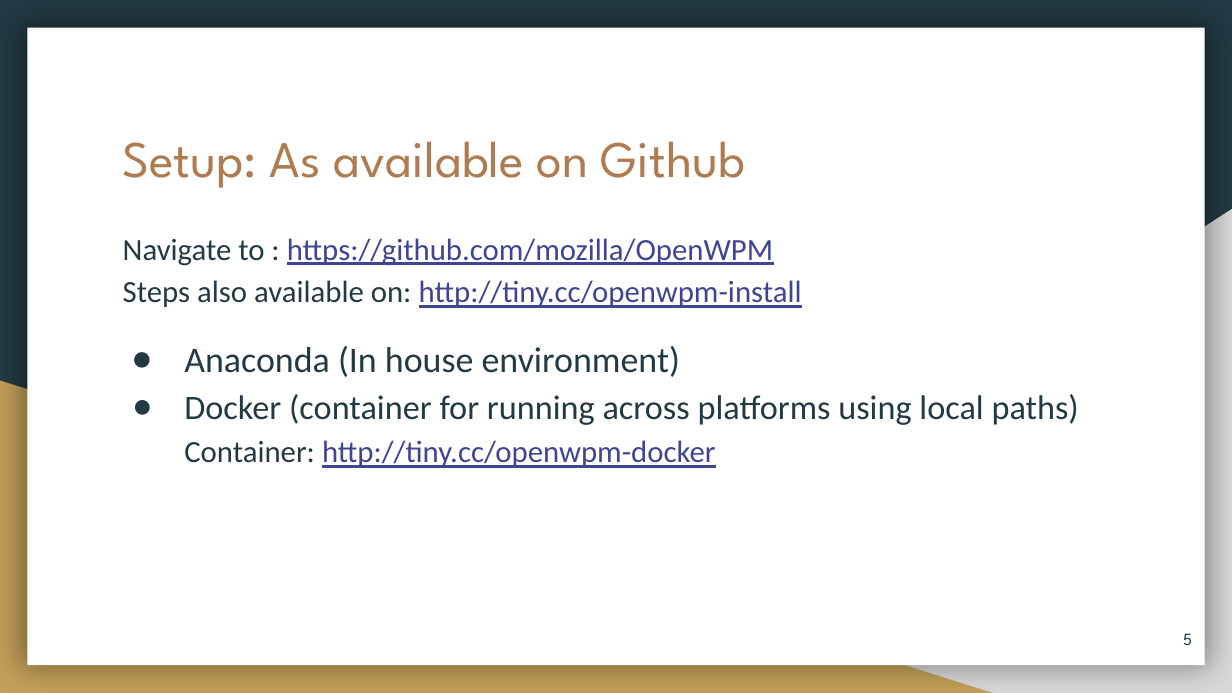
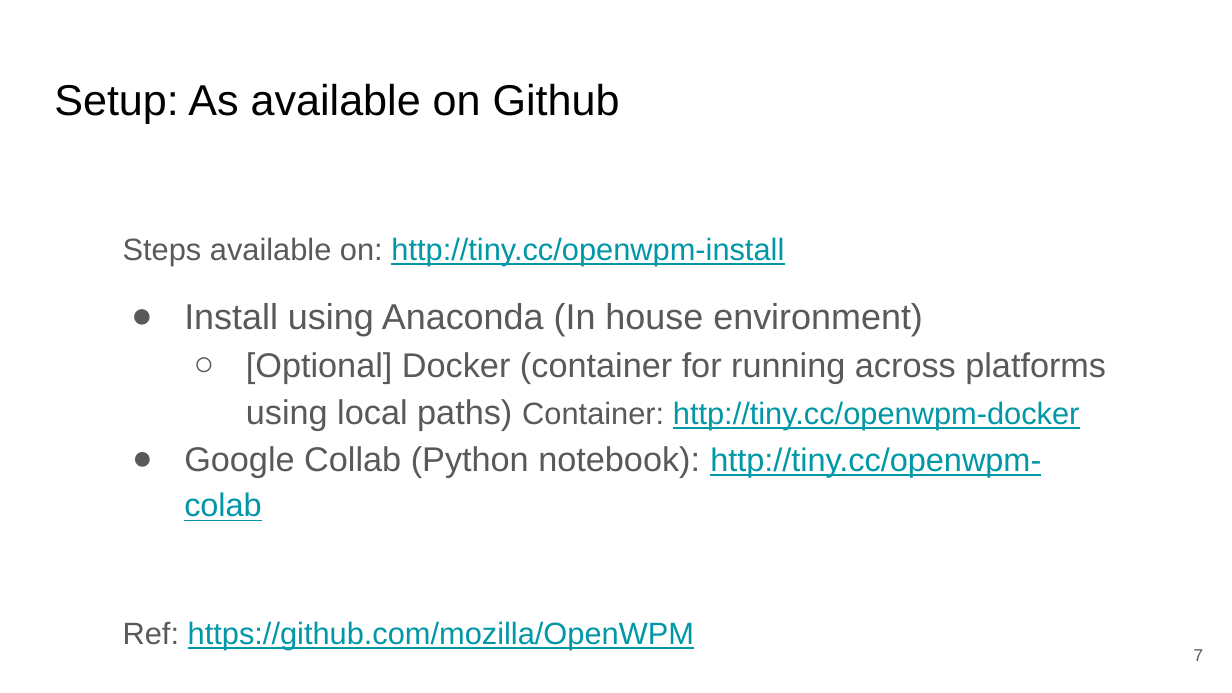
Before and after one commit to Tracking-the-trackers/Tracking-the-trackers, a slide deck: slide 7 of openWPM/Install OpenWPM.pptx (slide 5 before the commit). Drawn at 1232x693 pixels with LibreOffice and Linux fonts; fonts in the diff are those of the drawing. Boxes give left, top, right and bottom in pixels: in the first picture for what was removed or moved away, otherwise in the second. Text is boxed around its words. In the diff, an @@ line names an element or a change of style, - is before the commit and + after.

```diff
--- a/openWPM/Install OpenWPM.pptx
+++ b/openWPM/Install OpenWPM.pptx
@@ background #233A44 to #FFFFFF @@
@@ rectangle removed at bbox=[27, 28, 1205, 665] @@
@@ title "Setup: As available on Github": place and size @@
-title "Setup: As available on Github" at bbox=[123, 141, 745, 188]
+title "Setup: As available on Github" at bbox=[54, 83, 620, 123]
@@ title "Setup: As available on Github" at bbox=[54, 83, 620, 123]: size 30 to 25.2 pt, font League Spartan to Arial, text colour #AF7B51 to #000000 @@
@@ right triangle removed at bbox=[483, 209, 1232, 693] @@
@@ text at bbox=[123, 237, 1106, 650]: text changed; font Calibri to Arial; text colour #233A44 to #595959 @@
-Navigate to : https://github.com/mozilla/OpenWPM
-Steps also available on: http://tiny.cc/openwpm-install
-● Anaconda (In house environment)
-● Docker (container for running across platforms using local paths)
-Container: http://tiny.cc/openwpm-docker
+Steps available on: http://tiny.cc/openwpm-install
+● Install using Anaconda (In house environment)
+  ○ [Optional] Docker (container for running across platforms using local paths) Container: http://tiny.cc/openwpm-docker
+● Google Collab (Python notebook): http://tiny.cc/openwpm-colab
+Ref: https://github.com/mozilla/OpenWPM
@@ right triangle removed at bbox=[0, 381, 993, 693] @@
@@ page number removed at bbox=[1183, 633, 1192, 645] @@
-5
@@ page number added at bbox=[1194, 649, 1204, 661], 10 pt, text #595959 @@
+7
```
Also in this commit, not shown: 13 other slides changed, 4 slides added, 2 slides removed, 1 other file.
